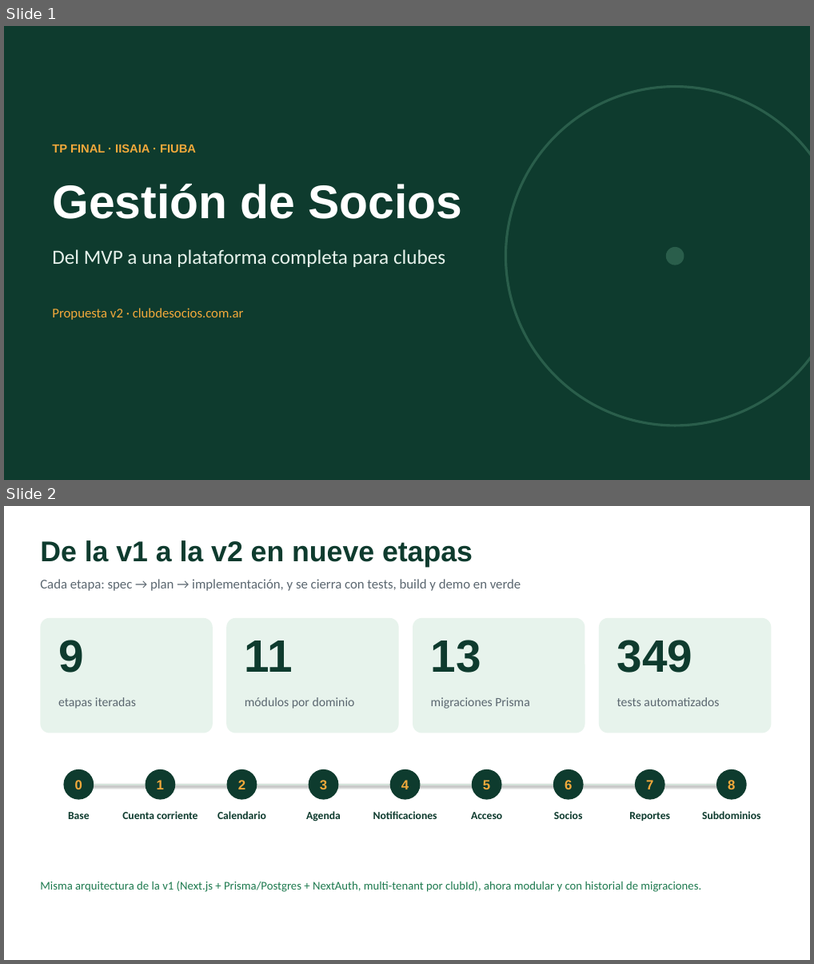
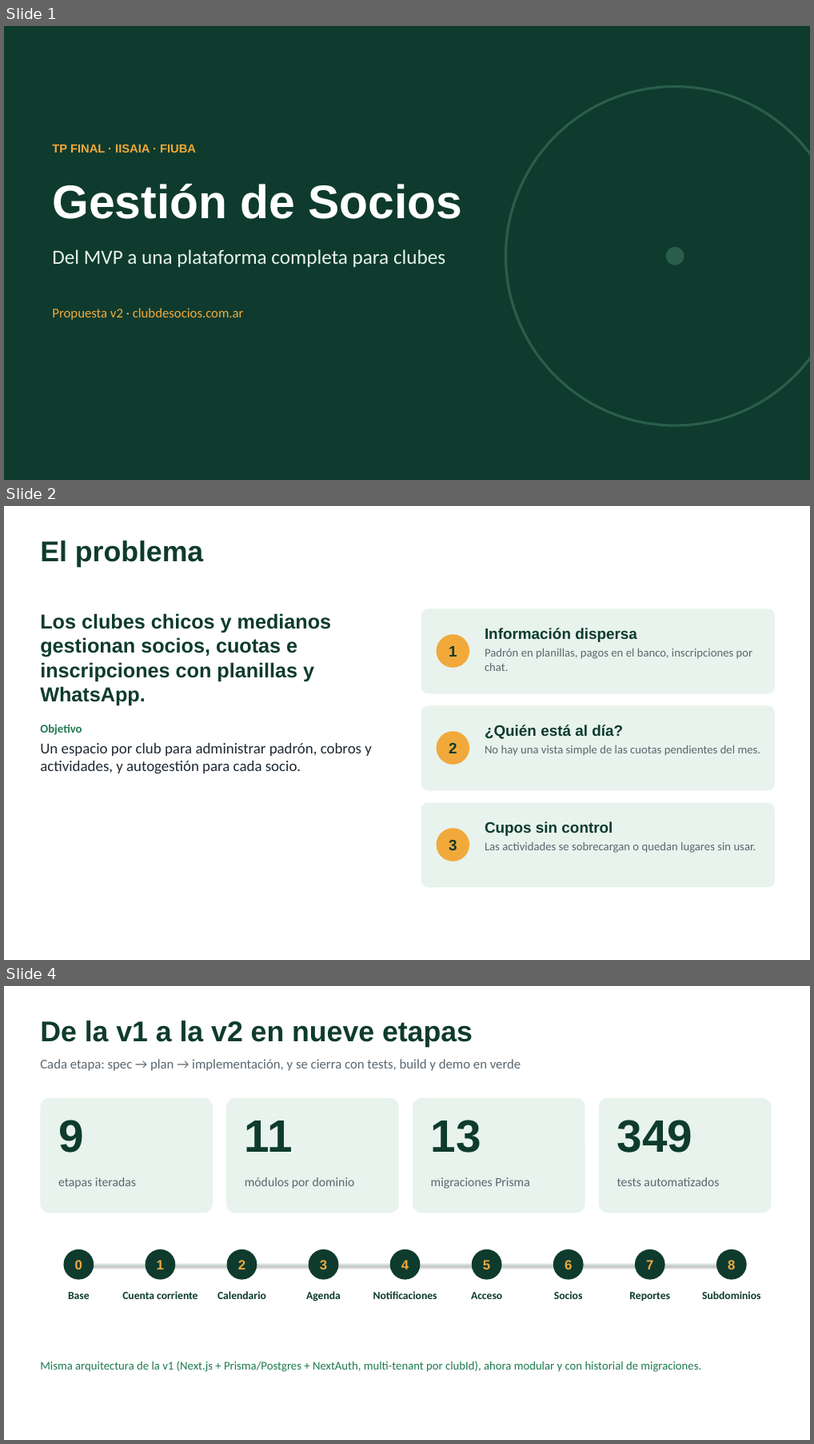
Before and after one commit to ivollonoc/IISAIA-TF, a slide deck: docs/presentacion-v2.pptx. Shown one above the other, each under a label of ours: slides 1 and 2 before the commit, slides 1, 2 and 4 after it; the slides between them are not shown. The pictures are 814x964 and 814x1444 pixels, drawn with LibreOffice and Linux fonts; fonts in the diff are those of the drawing. Boxes give left, top, right and bottom in pixels: in the first picture for what was removed or moved away, otherwise in the second. Text is boxed around its words. In the diff, an @@ line names an element or a change of style, - is before the commit and + after.

```diff
--- a/docs/presentacion-v2.pptx
+++ b/docs/presentacion-v2.pptx
@@ slide 2 added at [4,506,810,960], background #FFFFFF @@
@@ text added at [40,540,203,567], 34 pt, text #0E3B2E, bold @@
+El problema
@@ text added at [40,613,372,774], 18 pt, text #1F2933, bold @@
+Los clubes chicos y medianos gestionan socios, cuotas e inscripciones con planillas y WhatsApp.
+Objetivo
+Un espacio por club para administrar padrón, cobros y actividades, y autogestión para cada socio.
@@ rounded rectangle added at [422,609,775,693], fill #E7F3EC @@
@@ ellipse added at [437,634,470,668], fill #F2A93B, 18 pt, text #0E3B2E, bold @@
+1
@@ text added at [485,628,754,671], 14 pt, text #5B6770 @@
+Información dispersa
+Padrón en planillas, pagos en el banco, inscripciones por chat.
@@ rounded rectangle added at [422,706,775,790], fill #E7F3EC @@
@@ ellipse added at [437,731,470,764], fill #F2A93B, 18 pt, text #0E3B2E, bold @@
+2
@@ text added at [485,724,762,756], 14 pt, text #5B6770 @@
+¿Quién está al día?
+No hay una vista simple de las cuotas pendientes del mes.
@@ rounded rectangle added at [422,803,775,887], fill #E7F3EC @@
@@ ellipse added at [437,828,470,861], fill #F2A93B, 18 pt, text #0E3B2E, bold @@
+3
@@ text added at [485,821,757,852], 14 pt, text #5B6770 @@
+Cupos sin control
+Las actividades se sobrecargan o quedan lugares sin usar.
@@ what was slide 2 is now slide 4 @@
```
Also in this commit, not shown: 1 other slide added, 1 other file.
